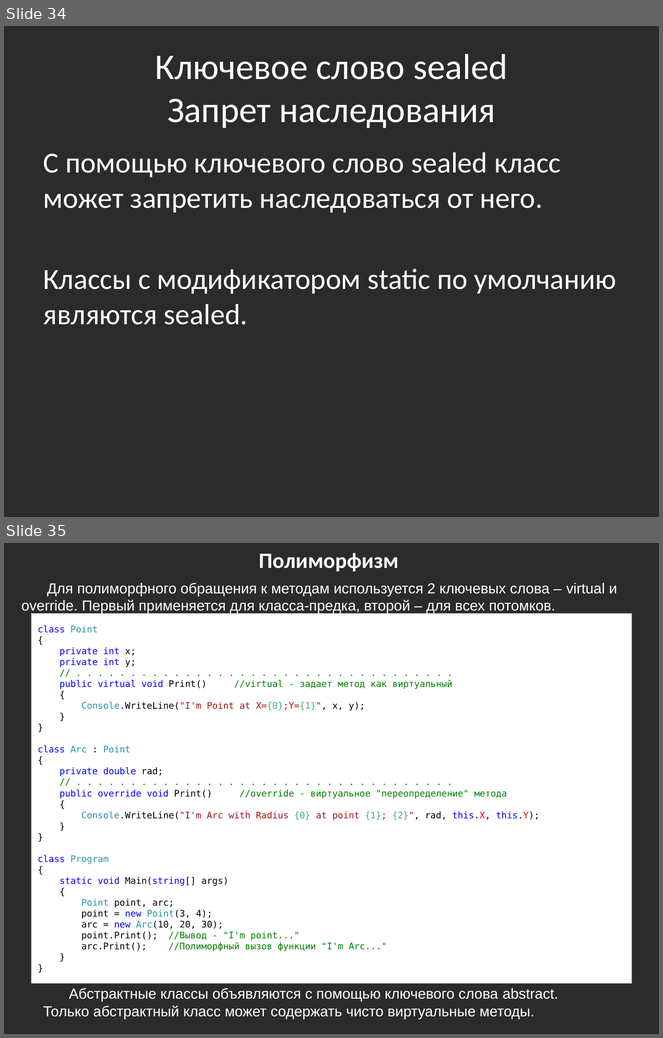
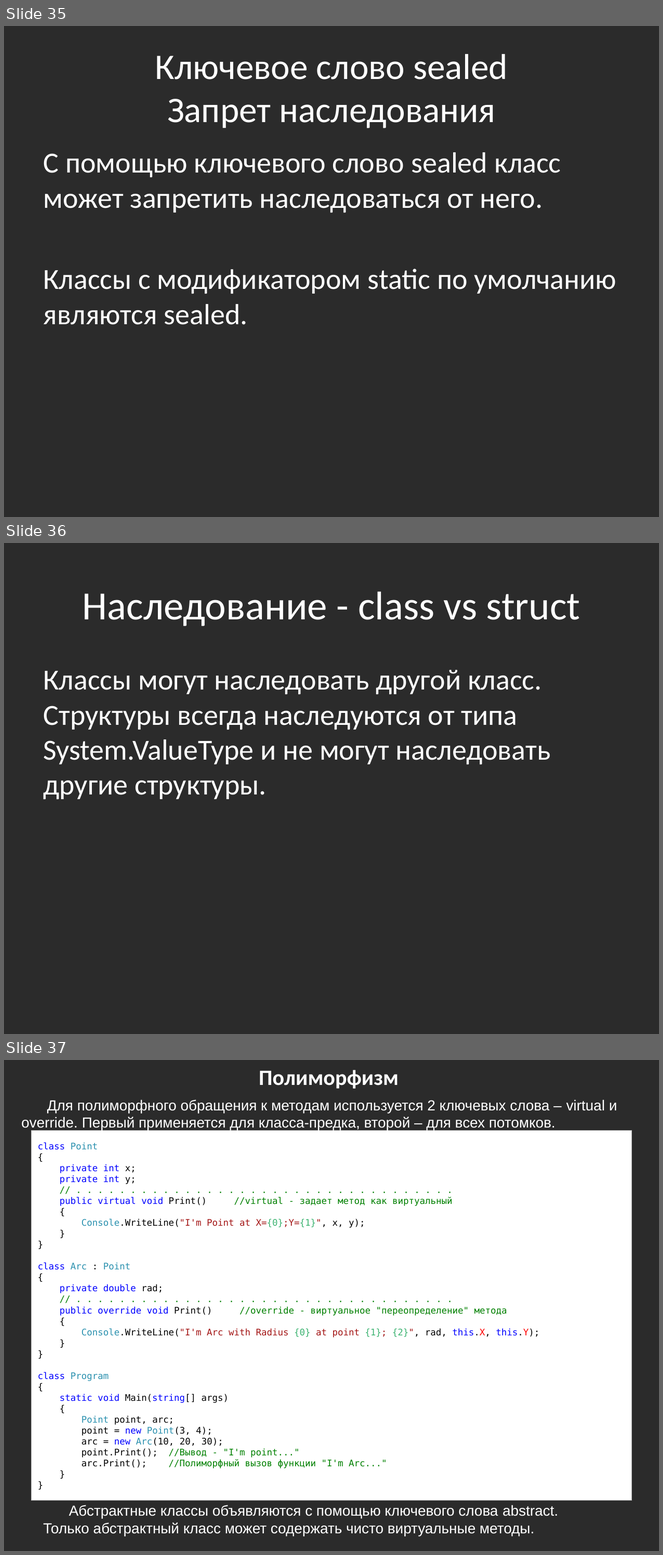
Before and after one commit to bazile/Training, a slide deck: Presentation/lesson-02-oop.pptx. Shown one above the other, each under a label of ours: slides 34 and 35 before the commit, slides 35, 36 and 37 after it. The pictures are 663x1038 and 663x1555 pixels, drawn with LibreOffice and Linux fonts; fonts in the diff are those of the drawing; background and template pictures are left out; a plain dark background stands for a picture behind light text. Boxes give left, top, right and bottom in pixels: in the first picture for what was removed or moved away, otherwise in the second. Text is boxed around its words. In the diff, an @@ line names an element or a change of style, - is before the commit and + after.

Commit message:
class vs struct

```diff
--- a/Presentation/lesson-02-oop.pptx
+++ b/Presentation/lesson-02-oop.pptx
@@ slide 36 added at <box>4,543,659,1034</box>, background picture (left out) @@
@@ title added at <box>83,591,580,626</box>, 44 pt, text #FFFFFF @@
+Наследование - class vs struct
@@ text added at <box>44,670,551,799</box>, 32 pt, text #FFFFFF @@
+Классы могут наследовать другой класс. Структуры всегда наследуются от типа System.ValueType и не могут наследовать другие структуры.
@@ what was slide 34 is now slide 35 @@
@@ what was slide 35 is now slide 37 @@
```
Also in this commit, not shown: 8 other slides added, 1 other file.
